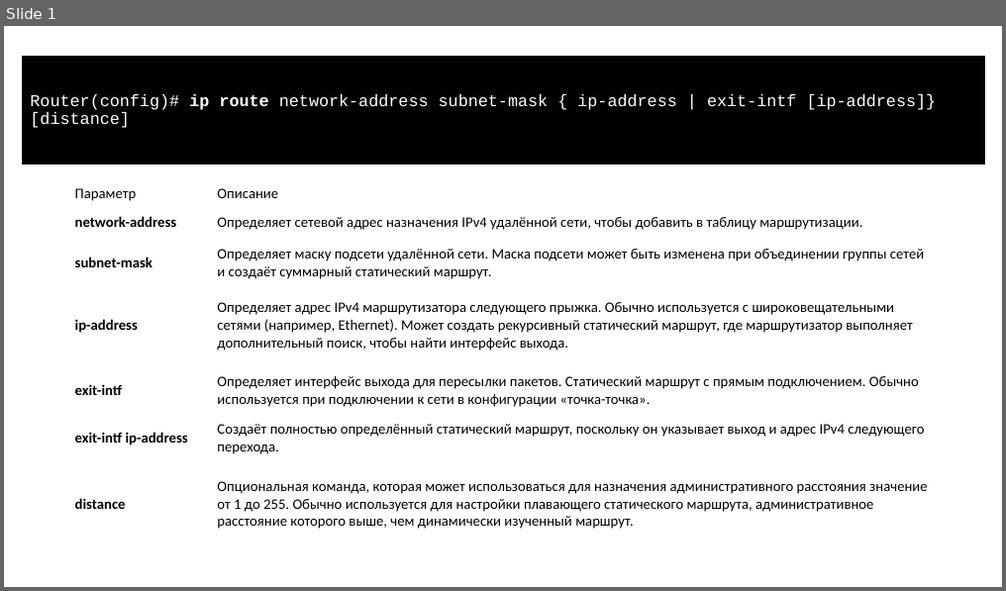
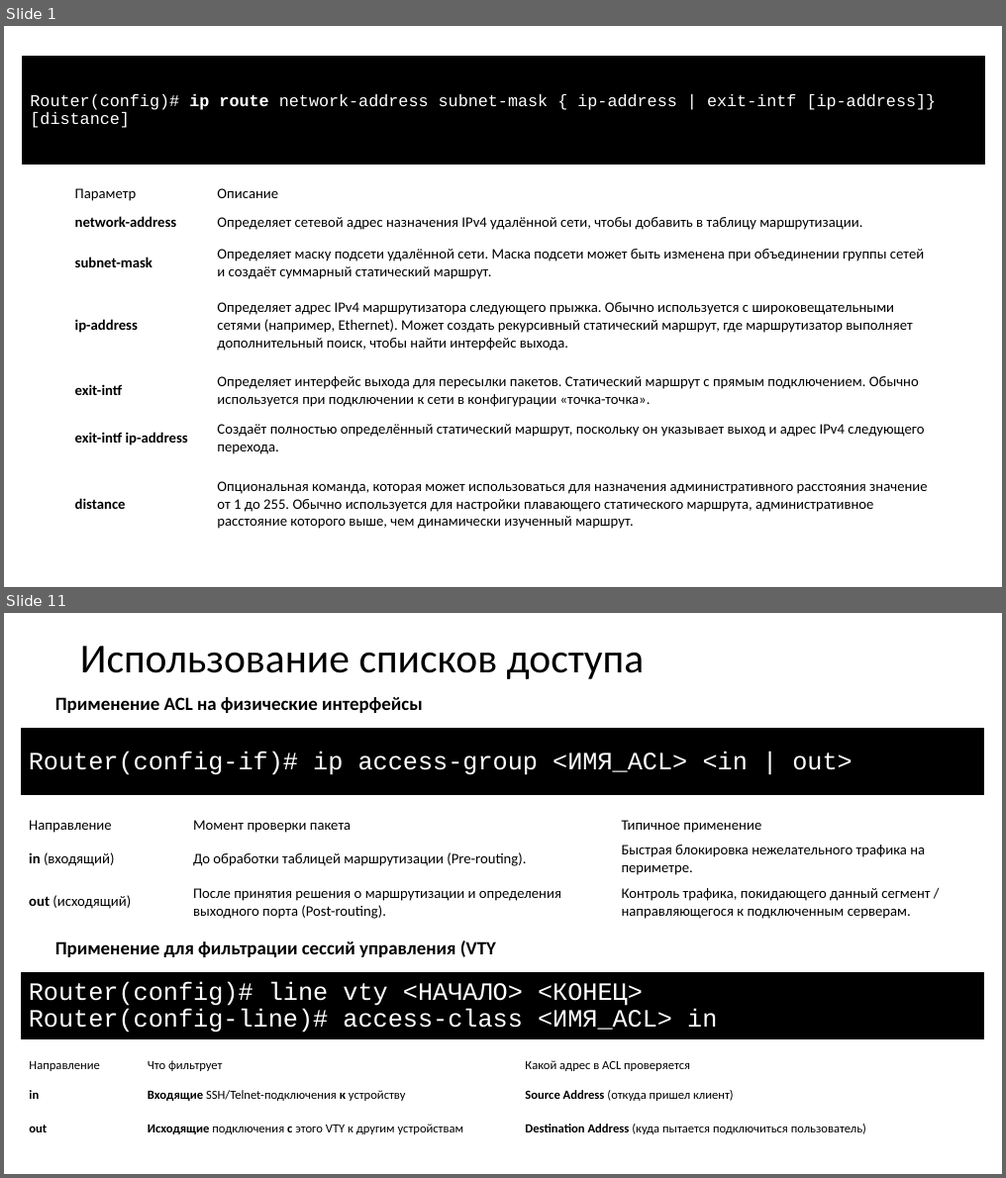
Before and after one commit to gas533/itn, a slide deck: 1.10 Practice/1.10 Practice.pptx. Shown one above the other, each under a label of ours: slide 1 before the commit, slides 1 and 11 after it; the slides between them are not shown. The pictures are 1006x591 and 1006x1178 pixels, drawn with LibreOffice and Linux fonts; fonts in the diff are those of the drawing. Boxes give left, top, right and bottom in pixels: in the first picture for what was removed or moved away, otherwise in the second. Text is boxed around its words. In the diff, an @@ line names an element or a change of style, - is before the commit and + after.

```diff
--- a/1.10 Practice/1.10 Practice.pptx
+++ b/1.10 Practice/1.10 Practice.pptx
@@ slide 11 added at bbox=[4, 613, 1002, 1174], background #FFFFFF @@
@@ title added at bbox=[80, 646, 645, 679], 39.6 pt, text #000000 @@
+Использование списков доступа
@@ text added at bbox=[55, 697, 423, 713], 18 pt, text #000000, bold @@
+Применение ACL на физические интерфейсы
@@ rectangle added at bbox=[21, 728, 984, 795], fill #000000, outline #000000 0.75 pt, 24 pt, text #FFFFFF @@
+Router(config-if)# ip access-group <ИМЯ_ACL> <in | out>
@@ table added at bbox=[21, 813, 983, 924], 3 rows, 3 columns @@
+Направление | Момент проверки пакета | Типичное применение
+in (входящий) | До обработки таблицей маршрутизации (Pre-routing). | Быстрая блокировка нежелательного трафика на периметре.
+out (исходящий) | После принятия решения о маршрутизации и определения выходного порта (Post-routing). | Контроль трафика, покидающего данный сегмент / направляющегося к подключенным серверам.
@@ text added at bbox=[55, 941, 496, 958], 18 pt, text #000000, bold @@
+Применение для фильтрации сессий управления (VTY
@@ rectangle added at bbox=[21, 972, 984, 1039], fill #000000, outline #000000 0.75 pt, 24 pt, text #FFFFFF @@
+Router(config)# line vty <НАЧАЛО> <КОНЕЦ>
+Router(config-line)# access-class <ИМЯ_ACL> in
@@ table added at bbox=[22, 1051, 984, 1148], 3 rows, 3 columns @@
+Направление | Что фильтрует | Какой адрес в ACL проверяется
+in | Входящие SSH/Telnet-подключения к устройству | Source Address (откуда пришел клиент)
+out | Исходящие подключения с этого VTY к другим устройствам | Destination Address (куда пытается подключиться пользователь)
```
Also in this commit, not shown: 1 slide changed, 10 other slides added, 12 other files.
